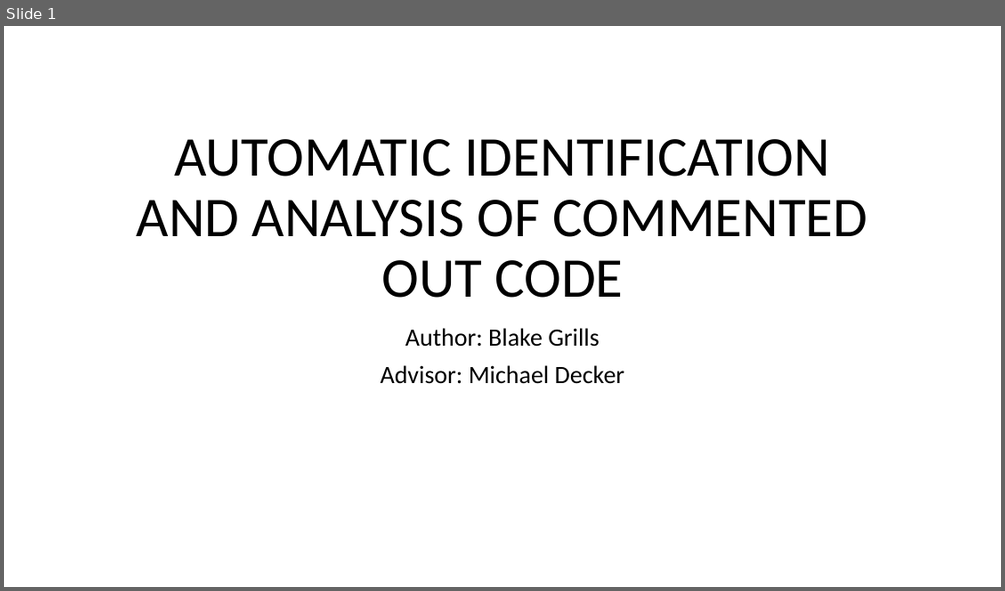
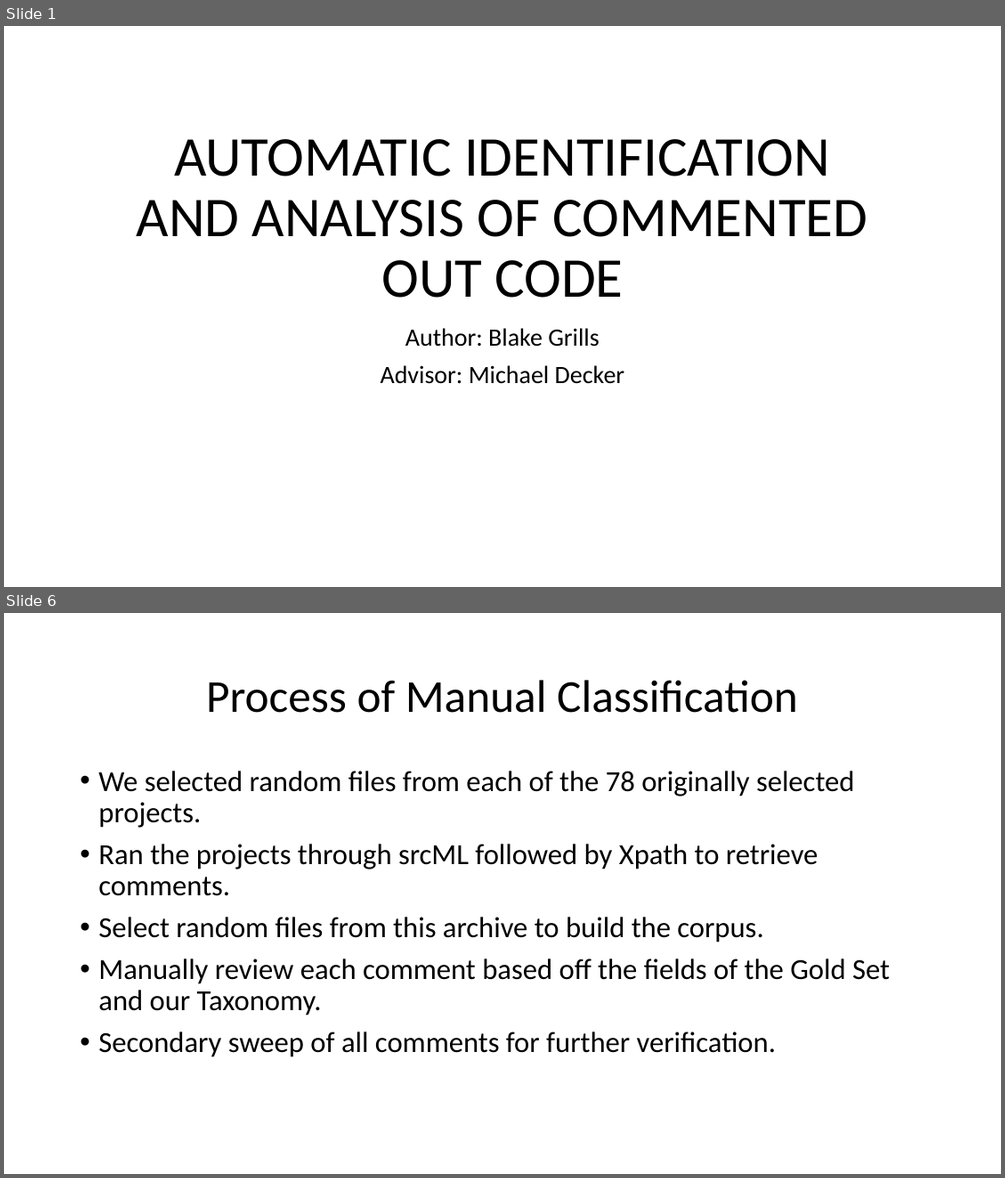
Before and after one commit to mjdecker/Commented-out-Code-Analysis, a slide deck: AUTOMATIC IDENTIFICATION AND ANALYSIS OF COMMENTED OUT CODE.pptx. Shown one above the other, each under a label of ours: slide 1 before the commit, slides 1 and 6 after it; the slides between them are not shown. The pictures are 1005x591 and 1005x1178 pixels, drawn with LibreOffice and Linux fonts; fonts in the diff are those of the drawing. Boxes give left, top, right and bottom in pixels: in the first picture for what was removed or moved away, otherwise in the second. Text is boxed around its words. In the diff, an @@ line names an element or a change of style, - is before the commit and + after.

```diff
--- a/AUTOMATIC IDENTIFICATION AND ANALYSIS OF COMMENTED OUT CODE.pptx
+++ b/AUTOMATIC IDENTIFICATION AND ANALYSIS OF COMMENTED OUT CODE.pptx
@@ slide 6 added at (4,613,1001,1174), background #FFFFFF @@
@@ title added at (206,680,798,713), 44 pt, text #000000 @@
+Process of Manual Classification
@@ text added at (98,771,890,1057), 28 pt, text #000000 @@
+• We selected random files from each of the 78 originally selected projects.
+• Ran the projects through srcML followed by Xpath to retrieve comments.
+• Select random files from this archive to build the corpus.
+• Manually review each comment based off the fields of the Gold Set and our Taxonomy.
+• Secondary sweep of all comments for further verification.
```
Also in this commit, not shown: 6 slides changed, 6 other slides added, 3 slides removed.
